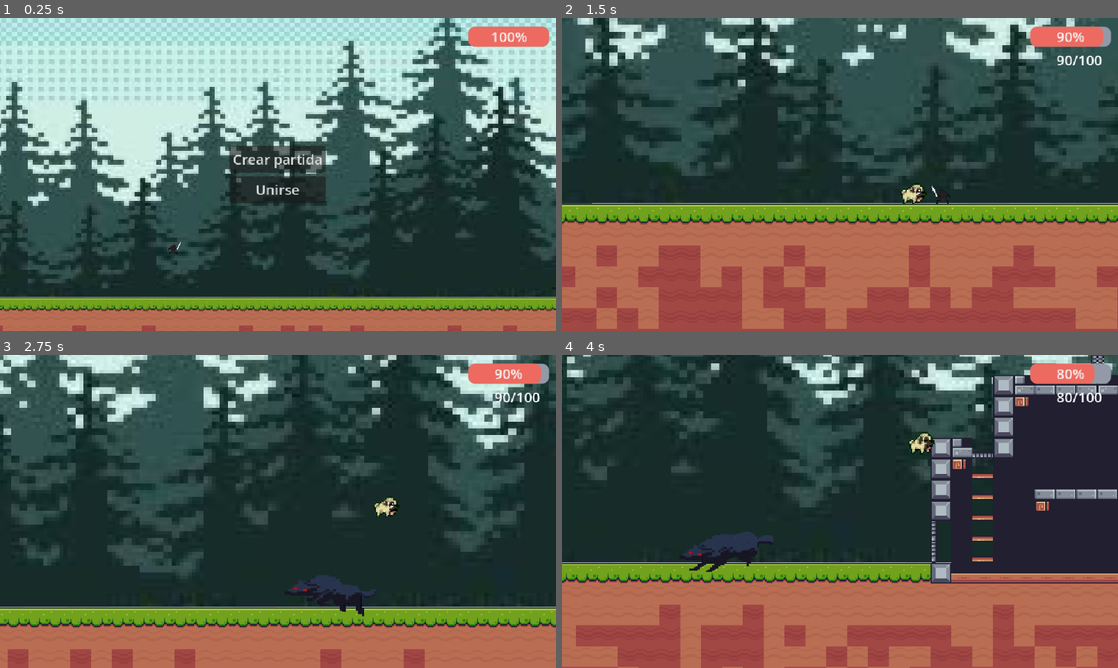
Above: before the commit, frames 1-4 (two rows, left to right).
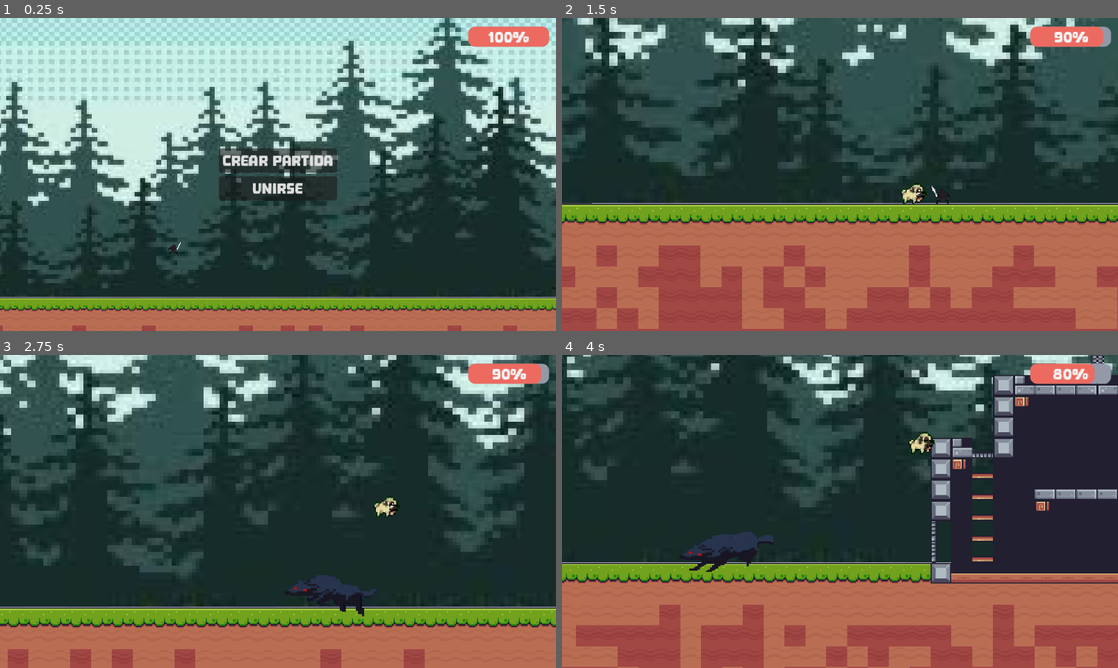
Above: after the commit, the same moments.

Repository: ParisNicolas/riftbound
Game: Godot game, scene res://Scenes/Main/multiplayer.tscn
Two runs of this game, one before a commit and one after it. Both use one fixed random seed, a clock stepped at 60 frames per second and the inputs below.
Inputs:
- Up to frame 1 (0.25 s): no input
- Up to frame 2 (1.5 s): click "Crear partida" at 0.5 s; hold Right (mover_derecha) from 1.28 s (still down)
- Up to frame 3 (2.75 s): keep holding Right (mover_derecha); tap Space (saltar) at 1.52, 2.27 s
- Up to frame 4 (4 s): release Right (mover_derecha) at 2.78 s; hold Left (mover_izquierda) 2.78-3.53 s; hold Right (mover_derecha) from 3.53 s (still down); tap Space (saltar) at 3.77 s

The runs differ from the first frame. In frame 1, 1.6% of the frame differs, in the area x 39-96%, y 4-60%; in frame 2, 0.3%; in frame 3, 0.3%; in frame 4, 0.3%.

Commit message:
Fuente y bocetos

Diff:
--- a/Scenes/Main/multiplayer.tscn
+++ b/Scenes/Main/multiplayer.tscn
@@ -1,9 +1,10 @@
-[gd_scene load_steps=5 format=3 uid="uid://clxa1711vjjsv"]
+[gd_scene load_steps=6 format=3 uid="uid://clxa1711vjjsv"]
 
 [ext_resource type="Script" uid="uid://b0f0wywr60hx0" path="res://Scripts/multiplayer.gd" id="1_rt0y2"]
 [ext_resource type="PackedScene" uid="uid://dmingoc24kwmn" path="res://Scenes/UI/hud.tscn" id="2_ipi6n"]
 [ext_resource type="PackedScene" uid="uid://mjwv0gqgjuh8" path="res://Scenes/Enemies/enemy.tscn" id="3_b8xr8"]
 [ext_resource type="PackedScene" uid="uid://bk2ggberd6okw" path="res://Scenes/Main/Escena_2.tscn" id="3_ipi6n"]
+[ext_resource type="FontFile" uid="uid://mtu35pl36xwk" path="res://Assets/Fonts/Click Cheese.otf" id="5_rxk6r"]
 
 [node name="Node" type="Node"]
 script = ExtResource("1_rt0y2")
@@ -28,10 +29,12 @@
 
 [node name="Host" type="Button" parent="CenterContainer/VBoxContainer"]
 layout_mode = 2
+theme_override_fonts/font = ExtResource("5_rxk6r")
 text = "Crear partida"
 
 [node name="Join" type="Button" parent="CenterContainer/VBoxContainer"]
 layout_mode = 2
+theme_override_fonts/font = ExtResource("5_rxk6r")
 text = "Unirse"
 
 [node name="MultiplayerSpawner" type="MultiplayerSpawner" parent="."]
--- a/Scenes/UI/hud.tscn
+++ b/Scenes/UI/hud.tscn
@@ -1,6 +1,7 @@
-[gd_scene load_steps=4 format=3 uid="uid://dmingoc24kwmn"]
+[gd_scene load_steps=5 format=3 uid="uid://dmingoc24kwmn"]
 
 [ext_resource type="Script" uid="uid://cypmkxgj4bfoi" path="res://Scripts/UI/hud.gd" id="1_sprlj"]
+[ext_resource type="FontFile" uid="uid://mtu35pl36xwk" path="res://Assets/Fonts/Click Cheese.otf" id="2_ny26j"]
 
 [sub_resource type="StyleBoxFlat" id="StyleBoxFlat_sprlj"]
 bg_color = Color(0.581564, 0.598122, 0.658603, 1)
@@ -19,17 +20,12 @@
 [node name="HUD" type="CanvasLayer"]
 script = ExtResource("1_sprlj")
 
-[node name="HealthLabel" type="Label" parent="."]
-offset_left = 569.0
-offset_top = 37.0
-offset_right = 626.0
-offset_bottom = 60.0
-
 [node name="HealthBar" type="ProgressBar" parent="."]
 offset_left = 539.0
 offset_top = 10.0
 offset_right = 632.0
 offset_bottom = 33.0
+theme_override_fonts/font = ExtResource("2_ny26j")
 theme_override_styles/background = SubResource("StyleBoxFlat_sprlj")
 theme_override_styles/fill = SubResource("StyleBoxFlat_ny26j")
 value = 100.0
@@ -43,18 +39,22 @@
 
 [node name="Reaparecer" type="Button" parent="DeathScreen"]
 layout_mode = 0
-offset_left = 265.0
-offset_top = 187.0
-offset_right = 362.0
-offset_bottom = 218.0
+offset_left = 242.0
+offset_top = 176.0
+offset_right = 383.0
+offset_bottom = 207.0
+theme_override_fonts/font = ExtResource("2_ny26j")
 text = "Reaparecer"
 
 [node name="Label" type="Label" parent="DeathScreen"]
 layout_mode = 0
-offset_left = 186.0
-offset_top = 93.0
-offset_right = 456.0
-offset_bottom = 169.0
+offset_left = 195.0
+offset_top = 94.0
+offset_right = 440.0
+offset_bottom = 170.0
+theme_override_colors/font_color = Color(0.436119, 0.668561, 0.648371, 1)
+theme_override_colors/font_shadow_color = Color(0.567179, 0.353354, 0.507404, 1)
+theme_override_fonts/font = ExtResource("2_ny26j")
 theme_override_font_sizes/font_size = 50
 text = "MORISTEE"
 
--- a/Scripts/Enemies/enemy_spawner.gd
+++ b/Scripts/Enemies/enemy_spawner.gd
@@ -15,6 +15,7 @@
 
 
 
+
 func _on_spawn_timer_timeout() -> void:
 	if spawned >= spawn_limit:
 		return
--- a/Scripts/UI/hud.gd
+++ b/Scripts/UI/hud.gd
@@ -1,7 +1,6 @@
 extends CanvasLayer
 
 func update_health(current: int, max: int) -> void:
-	$HealthLabel.text = str(current) + "/" + str(max)
 	$HealthBar.max_value = max
 	$HealthBar.value = current
 
Binary file added: Assets/Fonts/Click Cheese.jpg
Not shown, added: Assets/Fonts/Click Cheese.jpg.import
Binary file added: Assets/Fonts/Click Cheese.otf
Not shown, added: Assets/Fonts/Click Cheese.otf.import
Not shown, added: Assets/Fonts/More Info.txt
Binary file added: Juego_V2.png
Not shown, added: Juego_V2.png.import
Binary file added: Menu.png
